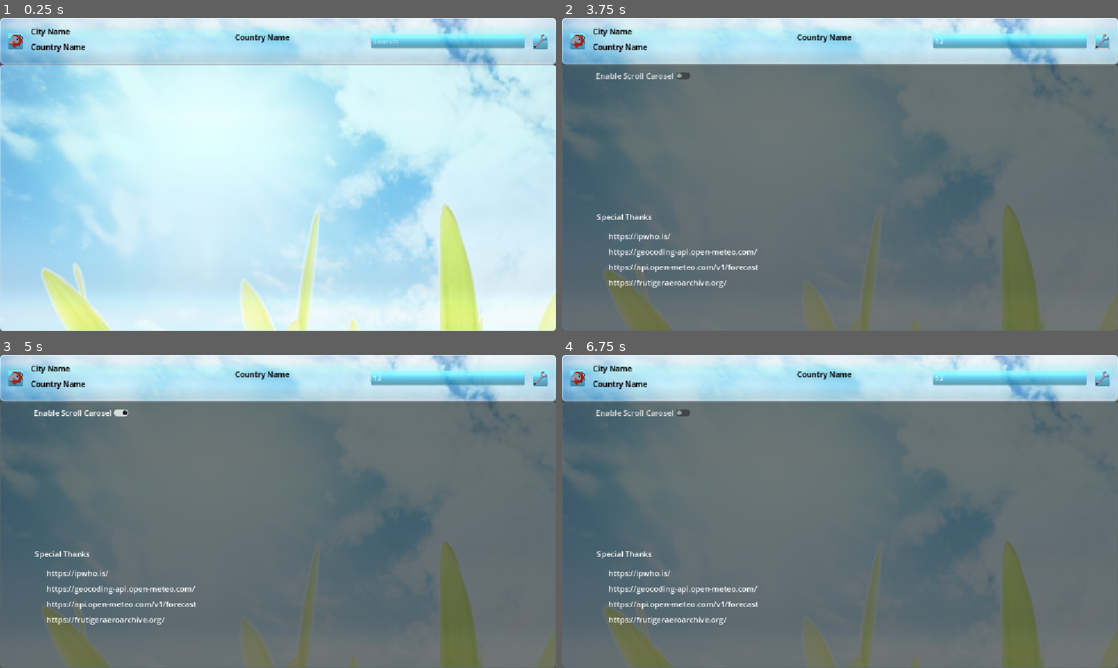
Above: before the commit, frames 1-4 (two rows, left to right).
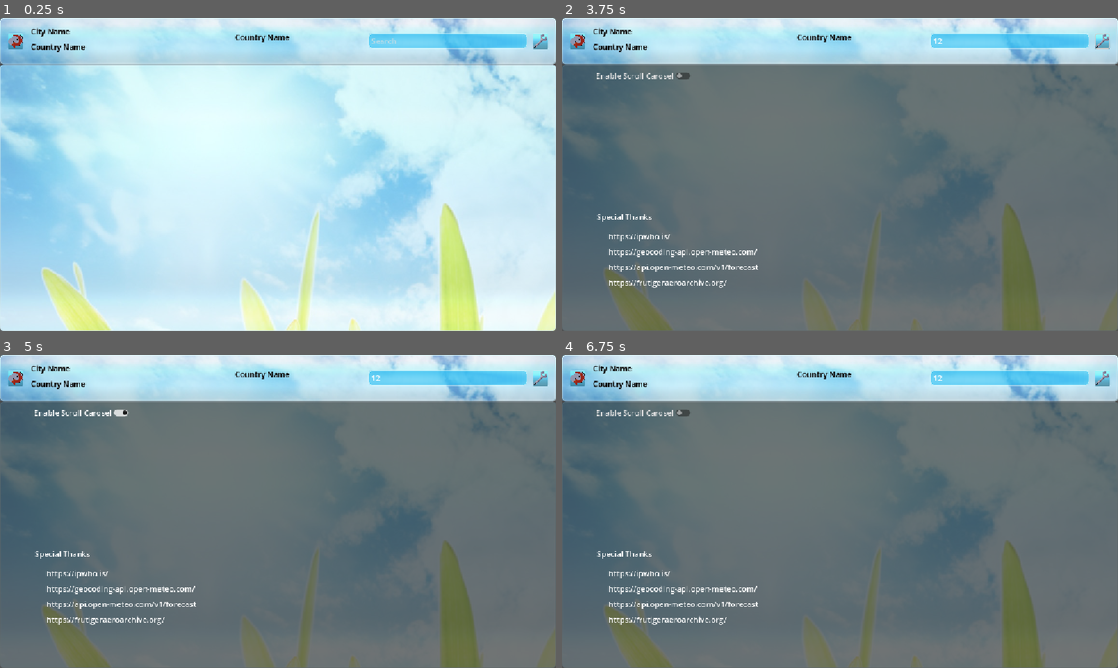
Above: after the commit, the same moments.

Repository: ATMACAELUM/WeatherAero
Game: Godot game, scene res://main.tscn
The game is run twice, just before and just after one commit, with the same random seed, the same clock (stepped at 60 frames per second) and the same inputs.
Inputs (mouse positions are in pixels of both pictures, inside the frame that each line leads up to):
- Up to frame 1 (0.25 s): no input
- Up to frame 2 (3.75 s): click (1012, 39) at 0.52 s; type "12" at 0.6 s; click (578, 39) at 1.25 s; click (578, 39) at 2 s; click (578, 39) at 2.75 s; click (1101, 39) at 3.5 s
- Up to frame 3 (5 s): click "Enable Scroll Carosel" at 4.25 s
- Up to frame 4 (6.75 s): click "Enable Scroll Carosel" at 5 s; click "Enable Scroll Carosel" at 5.75 s; tap Enter at 6.5 s; move the mouse to (840, 511) at 6.52 s; click (840, 511) at 6.67 s

The runs differ from the first frame. In frame 1, 1.5% of the frame differs, in the area x 1-99%, y 3-100%; in frame 2, 2.1%; in frame 3, 2.1%, in the area x 1-99%, y 3-87%; in frame 4, 2.1%.
Error in both runs: Invalid operands 'Nil' and 'String' in operator '+'. (res://scripts/weather_display.gd:81)

Commit message:
new shader

Diff:
--- a/main.tscn
+++ b/main.tscn
@@ -8,8 +8,9 @@
 [ext_resource type="LabelSettings" uid="uid://c7lcam8jyg8u" path="res://label_settings/title.tres" id="7_4c57u"]
 [ext_resource type="Shader" uid="uid://bn8r0uvdogroh" path="res://shaders/aero.gdshader" id="7_5vw27"]
 [ext_resource type="Texture2D" uid="uid://bgwlr5udsqvn1" path="res://icons/refresh.png" id="8_4c57u"]
+[ext_resource type="Shader" uid="uid://bekt50sa2ob5r" path="res://shaders/round_border.gdshader" id="8_ycdy4"]
 [ext_resource type="Texture2D" uid="uid://dkcewk2jkv4np" path="res://icons/settings.png" id="9_efxa6"]
-[ext_resource type="Theme" uid="uid://be0guj8vwvo4" path="res://theme/aero_slider.tres" id="10_dg77c"]
+[ext_resource type="Theme" uid="uid://be0guj8vwvo4" path="res://theme/aero.tres" id="10_dg77c"]
 [ext_resource type="Script" uid="uid://d208hfgfk7wop" path="res://scripts/carousel_scroll_container.gd" id="10_ycdy4"]
 [ext_resource type="Script" uid="uid://c62aauq1june5" path="res://scripts/settings_display.gd" id="12_dg77c"]
 
@@ -53,26 +54,24 @@
 corner_radius_bottom_right = 8
 corner_radius_bottom_left = 8
 
-[sub_resource type="ShaderMaterial" id="ShaderMaterial_ycdy4"]
-shader = ExtResource("7_5vw27")
-shader_parameter/panel_size = Vector2(320, 31)
-shader_parameter/glass_color = Color(0.15, 0.75, 0.95, 1)
-shader_parameter/highlight_color = Color(0.85, 1, 1, 1)
-shader_parameter/border_color = Color(0.85, 1, 1, 1)
-shader_parameter/opacity = 0.85
-shader_parameter/border_width = 2.0
-shader_parameter/corner_top_left = 6.0
-shader_parameter/corner_top_right = 6.0
-shader_parameter/corner_bottom_right = 6.0
-shader_parameter/corner_bottom_left = 6.0
-shader_parameter/gloss = 1.0
-shader_parameter/reflection = 1.0
-shader_parameter/gradient_strength = 1.0
-shader_parameter/highlight_position = 0.18
-shader_parameter/highlight_size = 0.65
-shader_parameter/shine_position = 0.035
-shader_parameter/shine_thickness = 0.025
-shader_parameter/shine_strength = 0.65
+[sub_resource type="ShaderMaterial" id="ShaderMaterial_w48qg"]
+shader = ExtResource("8_ycdy4")
+shader_parameter/top_left_radius = 0.6999999843536
+shader_parameter/top_right_radius = 0.6999999843536
+shader_parameter/bottom_left_radius = 0.6999999843536
+shader_parameter/bottom_right_radius = 0.6999999843536
+shader_parameter/antialiasing = 4.0
+
+[sub_resource type="Gradient" id="Gradient_dg77c"]
+offsets = PackedFloat32Array(0, 0.62700963, 1)
+colors = PackedColorArray(1, 1, 1, 0.5058824, 0.14901961, 0.7490196, 0.9490196, 1, 1, 1, 1, 1)
+
+[sub_resource type="GradientTexture2D" id="GradientTexture2D_57qmd"]
+gradient = SubResource("Gradient_dg77c")
+width = 32
+height = 16
+fill = 1
+fill_from = Vector2(0.25641027, 0.61538464)
 
 [sub_resource type="ShaderMaterial" id="ShaderMaterial_dg77c"]
 shader = ExtResource("7_5vw27")
@@ -172,6 +171,7 @@
 anchor_bottom = 1.0
 grow_horizontal = 2
 grow_vertical = 2
+theme = ExtResource("10_dg77c")
 script = ExtResource("3_dg77c")
 search = NodePath("TopBar/Search")
 multi_location_container = NodePath("Bottom/ScrollContainer/VBoxContainer")
@@ -211,13 +211,27 @@
 theme_override_styles/panel = SubResource("StyleBoxFlat_g4v7s")
 
 [node name="Search" type="LineEdit" parent="Control/TopBar" unique_id=14705206]
-material = SubResource("ShaderMaterial_ycdy4")
 layout_mode = 0
 offset_left = 768.0
 offset_top = 32.0
 offset_right = 1088.0
 offset_bottom = 63.0
 placeholder_text = "Search"
+
+[node name="TextureRect" type="TextureRect" parent="Control/TopBar/Search" unique_id=1322442471]
+modulate = Color(1, 1, 1, 0.47058824)
+show_behind_parent = true
+material = SubResource("ShaderMaterial_w48qg")
+layout_mode = 1
+anchors_preset = -1
+anchor_left = -0.012
+anchor_right = 1.0120001
+anchor_bottom = 1.0
+offset_left = -0.15999985
+offset_right = 0.15997314
+grow_horizontal = 2
+grow_vertical = 2
+texture = SubResource("GradientTexture2D_57qmd")
 
 [node name="CityName" type="Label" parent="Control/TopBar" unique_id=1665164355]
 layout_mode = 0
@@ -349,9 +363,9 @@
 
 [node name="TextureRect" type="TextureRect" parent="Control/Bottom" unique_id=1819073712]
 layout_mode = 0
-offset_top = -96.0
+offset_top = -98.0
 offset_right = 1920.0
-offset_bottom = 1104.0
+offset_bottom = 1102.0
 mouse_filter = 2
 texture = ExtResource("4_5vw27")
 
@@ -372,7 +386,6 @@
 offset_top = 40.0
 offset_right = 1080.0
 offset_bottom = 480.0
-theme = ExtResource("10_dg77c")
 follow_focus = true
 script = ExtResource("10_ycdy4")
 
--- a/project.godot
+++ b/project.godot
@@ -25,5 +25,6 @@
 
 [rendering]
 
+textures/canvas_textures/default_texture_filter=0
 rendering_device/driver.windows="d3d12"
 renderer/rendering_method="mobile"
--- /dev/null
+++ b/shaders/round_border.gdshader
@@ -0,0 +1,62 @@
+
+shader_type canvas_item;
+
+uniform float top_left_radius : hint_range(0.0, 1.0, 0.005) = 0.05;
+uniform float top_right_radius : hint_range(0.0, 1.0, 0.005) = 0.05;
+uniform float bottom_left_radius : hint_range(0.0, 1.0, 0.005) = 0.05;
+uniform float bottom_right_radius : hint_range(0.0, 1.0, 0.005) = 0.05;
+
+uniform float antialiasing : hint_range(0.0, 4.0, 0.1) = 1.0;
+
+
+float rounded_box(vec2 p, vec2 half_size, vec4 radii) {
+    // Select the radius belonging to the current corner.
+    float radius;
+
+    if (p.x < 0.0) {
+        radius = p.y < 0.0 ? radii.x : radii.w;
+    } else {
+        radius = p.y < 0.0 ? radii.y : radii.z;
+    }
+
+    vec2 q = abs(p) - half_size + radius;
+
+    return length(max(q, vec2(0.0))) + min(max(q.x, q.y), 0.0) - radius;
+}
+
+
+void fragment() {
+    vec4 color = texture(TEXTURE, UV) * COLOR;
+
+    // Screen-space pixel dimensions of the control.
+    vec2 pixel_size = fwidth(UV);
+
+    vec2 p = (UV - vec2(0.5)) / pixel_size;
+    vec2 half_size = vec2(0.5) / pixel_size;
+
+    // Convert radius fractions into pixel dimensions.
+    float max_radius = min(half_size.x, half_size.y);
+
+    vec4 radii = vec4(top_left_radius, top_right_radius, bottom_right_radius, bottom_left_radius) * max_radius;
+
+    // Prevent adjacent radii from overlapping.
+    float scale = 1.0;
+
+    scale = min(scale, (half_size.x * 2.0) / max(radii.x + radii.y, 0.0001));
+    scale = min(scale, (half_size.x * 2.0) / max(radii.w + radii.z, 0.0001));
+    scale = min(scale, (half_size.y * 2.0) / max(radii.x + radii.w, 0.0001));
+    scale = min(scale, (half_size.y * 2.0) / max(radii.y + radii.z, 0.0001));
+
+    radii *= min(scale, 1.0);
+
+    // Calculate rounded rectangle.
+    float distance = rounded_box(p, half_size, radii);
+
+    // Antialias edges.
+    float aa = max(fwidth(distance) * antialiasing, 0.0001);
+    float mask = 1.0 - smoothstep(-aa, aa, distance);
+
+    color.a *= mask;
+
+    COLOR = color;
+}
--- a/theme/aero_slider.tres
+++ b/theme/aero.tres
@@ -59,9 +59,27 @@
 corner_radius_bottom_left = 132
 corner_detail = 20
 
+[sub_resource type="StyleBoxFlat" id="StyleBoxFlat_fhy86"]
+bg_color = Color(0.14901961, 0.7490196, 0.9490196, 0.49803922)
+border_width_left = 1
+border_width_top = 1
+border_width_right = 1
+border_width_bottom = 1
+border_color = Color(0.8509804, 1, 1, 1)
+corner_radius_top_left = 8
+corner_radius_top_right = 8
+corner_radius_bottom_right = 8
+corner_radius_bottom_left = 8
+expand_margin_left = 4.0
+expand_margin_right = 4.0
+
 [resource]
 HScrollBar/styles/grabber = SubResource("StyleBoxFlat_4n22a")
 HScrollBar/styles/grabber_highlight = SubResource("StyleBoxFlat_sf26i")
 HScrollBar/styles/grabber_pressed = SubResource("StyleBoxFlat_70toc")
 HScrollBar/styles/scroll = SubResource("StyleBoxFlat_qoes7")
 HScrollBar/styles/scroll_focus = SubResource("StyleBoxFlat_4b4yu")
+LineEdit/colors/font_color = Color(1, 1, 1, 1)
+LineEdit/styles/focus = SubResource("StyleBoxFlat_fhy86")
+LineEdit/styles/normal = SubResource("StyleBoxFlat_fhy86")
+LineEdit/styles/read_only = SubResource("StyleBoxFlat_fhy86")
Not shown, added: shaders/round_border.gdshader.uid
